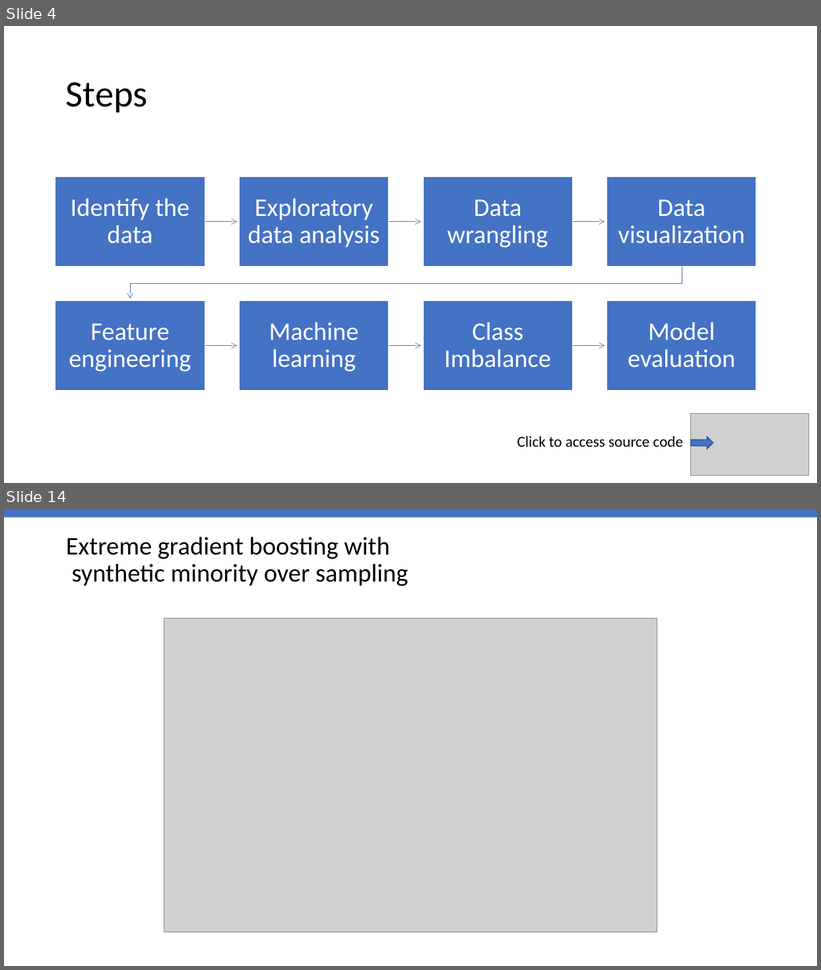
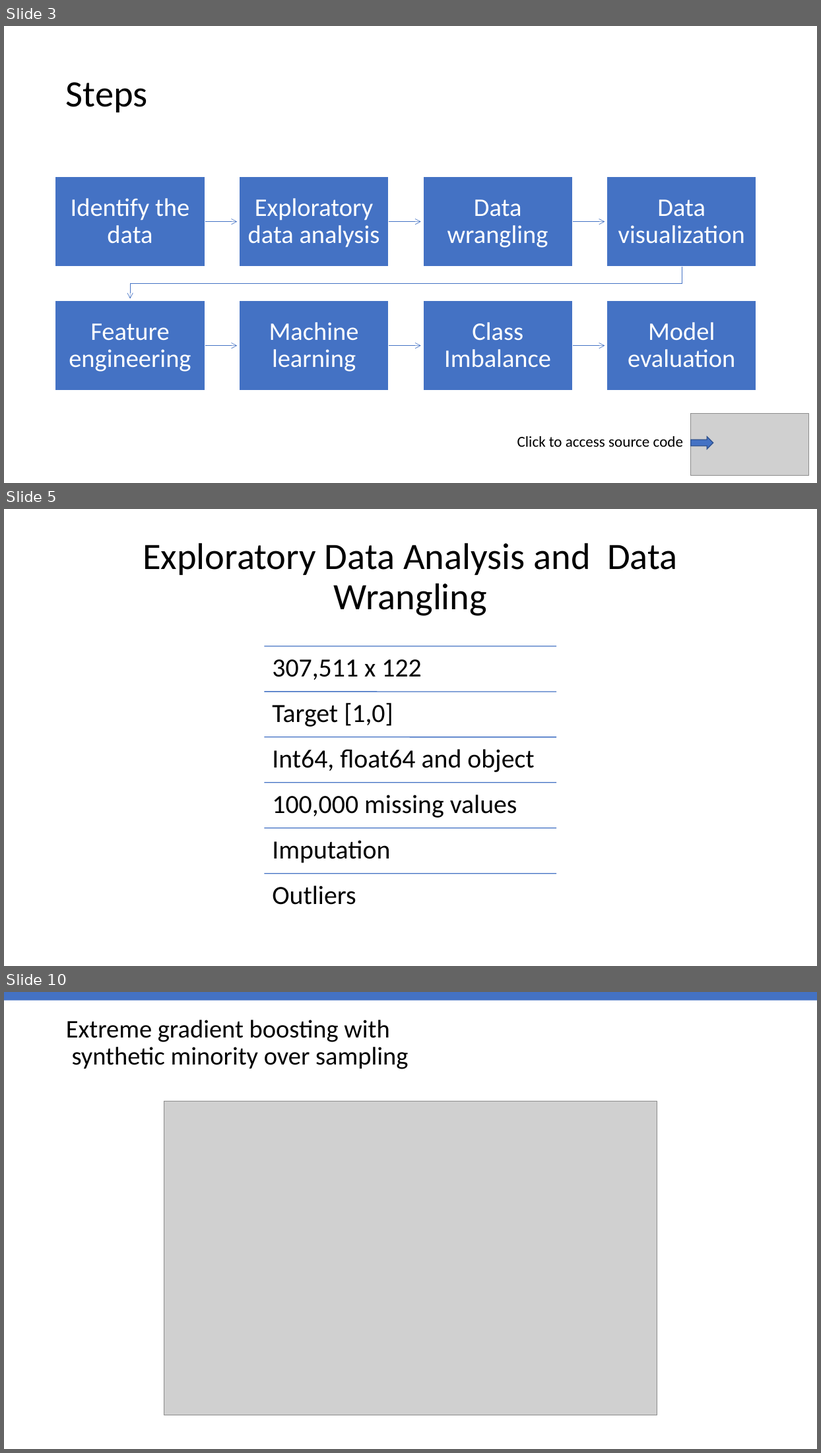
Before and after one commit to vaddhiparthy/credit_risk, a slide deck: CreditRisk_PPT_Vaddhiparthy.pptx. Shown one above the other, each under a label of ours: slides 4 and 14 before the commit, slides 3, 5 and 10 after it; the slides between them are not shown. The pictures are 821x970 and 821x1453 pixels, drawn with LibreOffice and Linux fonts; fonts in the diff are those of the drawing; grey boxes stand for pictures. Boxes give left, top, right and bottom in pixels: in the first picture for what was removed or moved away, otherwise in the second. Text is boxed around its words. In the diff, an @@ line names an element or a change of style, - is before the commit and + after.

```diff
--- a/CreditRisk_PPT_Vaddhiparthy.pptx
+++ b/CreditRisk_PPT_Vaddhiparthy.pptx
@@ slide 5 added at box(4, 509, 817, 966), background #FFFFFF @@
@@ title added at box(143, 543, 678, 616), 44 pt, text #000000 @@
+Exploratory Data Analysis and Data Wrangling
@@ group added at box(265, 646, 556, 905): 6 lines, 6 texts @@
+307,511 x 122
+Target [1,0]
+Int64, float64 and object
+100,000 missing values
+Imputation
+Outliers
@@ what was slide 4 is now slide 3 @@
@@ what was slide 14 is now slide 10 @@
```
Also in this commit, not shown: 3 slides changed, 3 other slides added, 8 slides removed, 1 other file.
